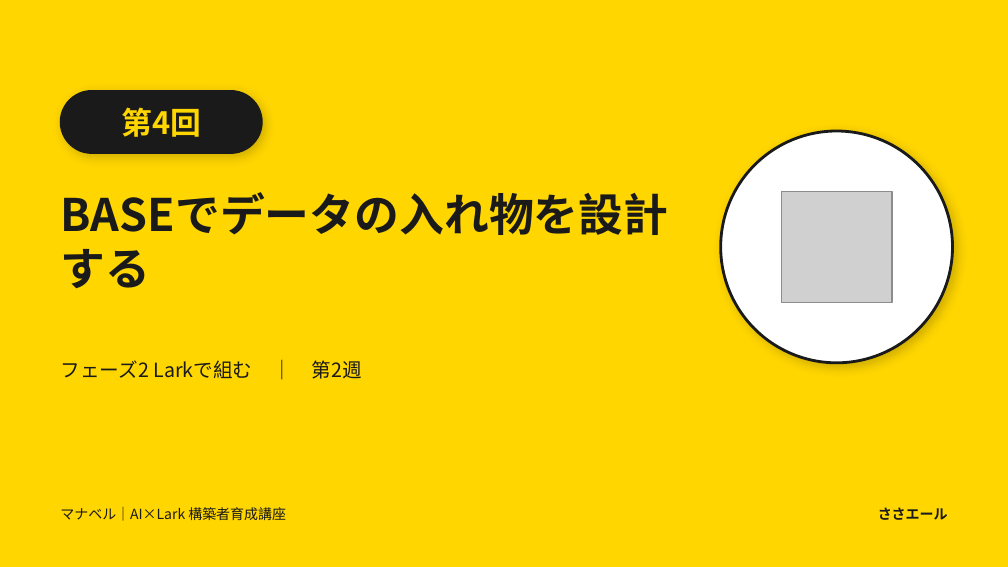
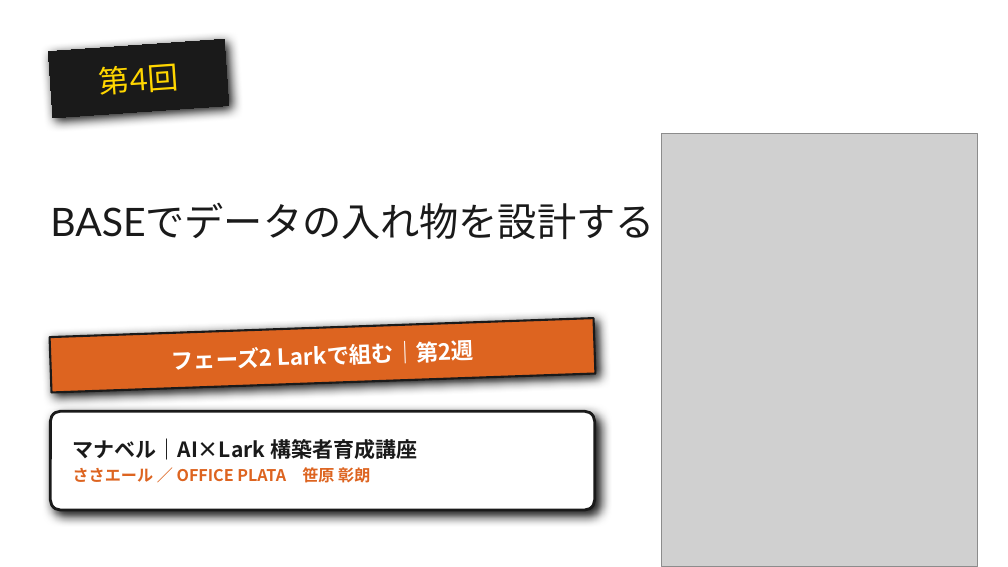
Before and after one commit to OfficePlata/33yell, a slide deck: slide 1 of manaberu/slides/manaberu-04-base-design.pptx. Drawn at 1008x567 pixels with LibreOffice and Linux fonts; fonts in the diff are those of the drawing; grey boxes stand for pictures; background and template pictures are left out. Boxes give left, top, right and bottom in pixels: in the first picture for what was removed or moved away, otherwise in the second. Text is boxed around its words. In the diff, an @@ line names an element or a change of style, - is before the commit and + after.

```diff
--- a/manaberu/slides/manaberu-04-base-design.pptx
+++ b/manaberu/slides/manaberu-04-base-design.pptx
@@ background #FFD600 to picture (left out) @@
@@ rectangle "第4回" at (48,39,229,118): font Noto Sans CJK JP to Lato, bold off; fill none to #1A1A1A; outline none to #1A1A1A 0.75 pt; shadow on; rotation 0 to 356 degrees @@
@@ rounded rectangle removed at (60,91,262,153) @@
@@ text "BASEでデータの入れ物を設計する": place and size @@
-text "BASEでデータの入れ物を設計する" at (60,186,706,338)
+text "BASEでデータの入れ物を設計する" at (50,203,654,239)
@@ text "BASEでデータの入れ物を設計する" at (50,203,654,239): size 32 to 28 pt, font Noto Sans CJK JP to Lato, bold off; line spacing 1 to 1.05; vertical alignment top to middle @@
@@ picture added at (662,133,978,566) @@
@@ ellipse removed at (721,131,953,363) @@
@@ picture removed at (781,192,892,302) @@
@@ rectangle "フェーズ2 Larkで組む｜第2週" at (50,318,596,393): vertical alignment top to middle; fill none to #DD6420; outline none to #1A1A1A 1.5 pt; shadow on; rotation 0 to 358 degrees @@
@@ text in rectangle at (171,340,475,370): text changed; size 14 to 16 pt; text colour #1A1A1A to #FFFFFF; bold on @@
-フェーズ2 Larkで組む ｜ 第2週
+フェーズ2 Larkで組む｜第2週
@@ rounded rectangle added at (50,411,595,510), fill #FFFFFF, outline #1A1A1A 2 pt @@
@@ text added at (73,437,417,483), 11.5 pt, text #DD6420, bold @@
+マナベル｜AI×Lark 構築者育成講座
+ささエール ／ OFFICE PLATA 笹原 彰朗
@@ text removed at (60,507,286,521) @@
-マナベル｜AI×Lark 構築者育成講座
@@ text removed at (878,507,948,520) @@
-ささエール
```
Also in this commit, not shown: 9 other slides changed, 16 other files.
